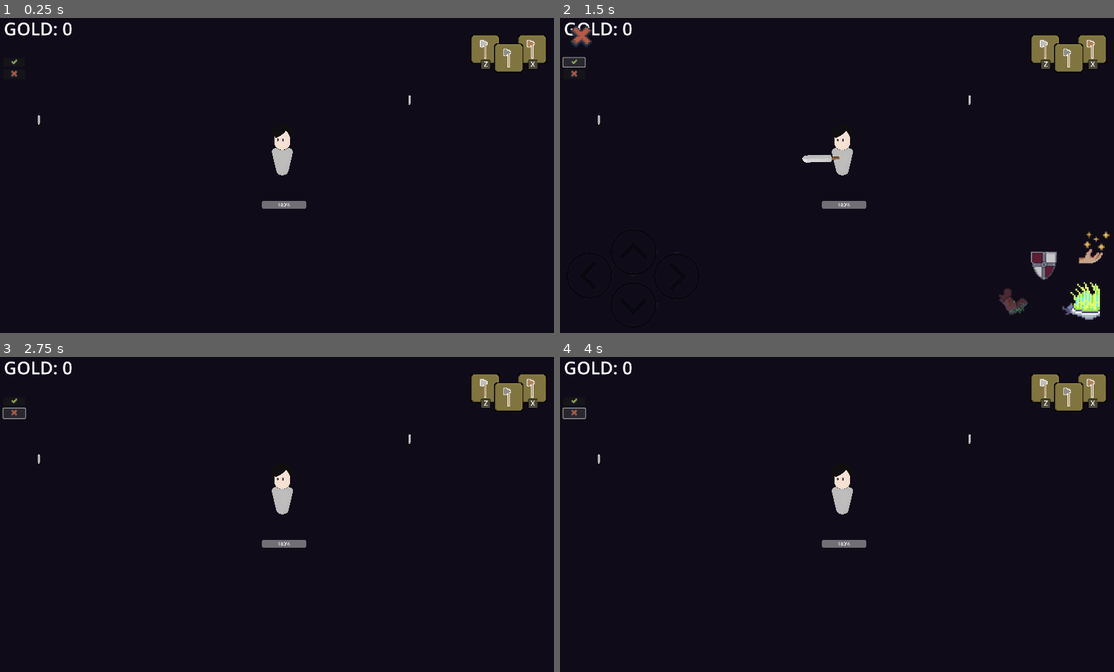
Above: before the commit, frames 1-4 (two rows, left to right).
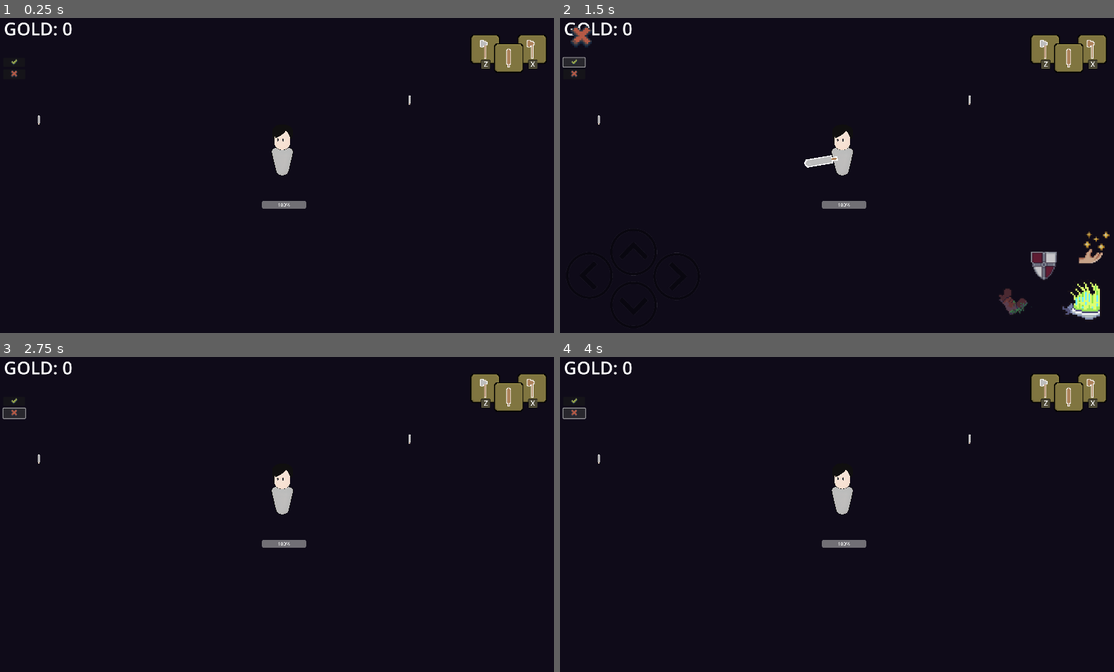
Above: after the commit, the same moments.

Repository: CAHTA123/Light-in-the-Dark
Game: Godot game, scene res://scenes/Game/game.tscn
The game is run twice, just before and just after one commit, with the same random seed, the same clock (stepped at 60 frames per second) and the same inputs.
Inputs (mouse positions are in pixels of both pictures, inside the frame that each line leads up to):
- Up to frame 1 (0.25 s): no input
- Up to frame 2 (1.5 s): click (576, 74) at 0.5 s; click (576, 62) at 1.25 s
- Up to frame 3 (2.75 s): click (16, 413) at 2 s
- Up to frame 4 (4 s): click (576, 401) at 2.75 s; click (576, 413) at 3.5 s

The runs differ from the first frame. In frame 1, less than 0.1% of the frame differs, in the area x 90-93%, y 9-15%; in frame 2, 0.2%, in the area x 43-93%, y 9-49%; in frame 3, less than 0.1%; in frame 4, less than 0.1%.

Commit message:
/

Diff:
--- a/project.godot
+++ b/project.godot
@@ -75,6 +75,16 @@
 "events": [Object(InputEventKey,"resource_local_to_scene":false,"resource_name":"","device":-1,"window_id":0,"alt_pressed":false,"shift_pressed":false,"ctrl_pressed":false,"meta_pressed":false,"pressed":false,"keycode":0,"physical_keycode":73,"key_label":0,"unicode":105,"echo":false,"script":null)
 ]
 }
+Z={
+"deadzone": 0.5,
+"events": [Object(InputEventKey,"resource_local_to_scene":false,"resource_name":"","device":-1,"window_id":0,"alt_pressed":false,"shift_pressed":false,"ctrl_pressed":false,"meta_pressed":false,"pressed":false,"keycode":0,"physical_keycode":90,"key_label":0,"unicode":122,"echo":false,"script":null)
+]
+}
+X={
+"deadzone": 0.5,
+"events": [Object(InputEventKey,"resource_local_to_scene":false,"resource_name":"","device":-1,"window_id":0,"alt_pressed":false,"shift_pressed":false,"ctrl_pressed":false,"meta_pressed":false,"pressed":false,"keycode":0,"physical_keycode":88,"key_label":0,"unicode":120,"echo":false,"script":null)
+]
+}
 
 [input_devices]
 
--- a/scenes/Entities/Enemy/enemy.tscn
+++ b/scenes/Entities/Enemy/enemy.tscn
@@ -67,17 +67,8 @@
 [node name="Enemy" instance=ExtResource("1_r510p")]
 script = ExtResource("2_m367u")
 
-[node name="Animations#Animation" type="AnimationPlayer" parent="." index="0"]
+[node name="Anim" type="AnimationPlayer" parent="Anim" index="0"]
+root_node = NodePath("../..")
 libraries = {
 "": SubResource("AnimationLibrary_a58ok")
 }
-
-[node name="Body#Shape" type="CollisionPolygon2D" parent="." index="1"]
-polygon = PackedVector2Array(-21, -95, -31, -91, -35, -80, -19, -11, -15, -5, -7, -1, 0, 0, 7, -1, 14, -4, 18, -8, 20, -12, 36, -79, 32, -90, 21, -95, 26, -106, 26, -137, 26, -163, 0, -174, -26, -162, -26, -139, -26, -106)
-
-[node name="Body_Skin#Skin" type="Node2D" parent="." index="2"]
-modulate = Color(1, 0.7, 0.7, 1)
-
-[node name="Skin" type="Sprite2D" parent="Body_Skin#Skin" index="0"]
-scale = Vector2(0.1, 0.1)
-offset = Vector2(0, -900)
--- a/scenes/Entities/Player/Changing.gd
+++ b/scenes/Entities/Player/Changing.gd
@@ -6,13 +6,3 @@
 
 @onready var skin = $"../../Skin/Skin/Weapon/shape/Skin"
 @onready var b = $"../.."
-
-var now_slot
-
-#func _ready():
-	#check()
-#
-#
-#func check():
-	#
-	#skin.texture = now_slot.texture
--- a/scenes/Entities/Player/Check_inv.gd
+++ b/scenes/Entities/Player/Check_inv.gd
@@ -2,38 +2,82 @@
 
 @onready var body = $"../.."
 
+@onready var _1 = $"../../Pause/Control/1"
+@onready var _2 = $"../../Pause/Control/2"
+@onready var _3 = $"../../Pause/Control/3"
+
+@onready var skin = $"../../Skin/Skin/Weapon/shape/Skin"
+
+
+var cur = 0
+var item_on = []
 func _ready():
+	item_on.append(body.weapon.i.name)
+	item_on.append(body.axe.i.name)
+	item_on.append(body.pickaxe.i.name)
+
+	body.now_slot = item_on[cur]
 	new_slots()
 
 func _process(delta):
-	if body.new_item:
-		body.new_item = false
+
+	if Input.is_action_just_pressed("X"):
+		cur = (cur + 1) % item_on.size()
+
+		body.now_slot = item_on[cur]
 		new_slots()
 
+	elif Input.is_action_just_pressed("Z"):
+		cur = (cur - 1 + item_on.size()) % item_on.size()
+		body.now_slot = item_on[cur]
+		new_slots()
+
+	#if s_axe != body.axe.i.name:
+		#s_axe = body.axe.i.name
+		#new_slots()
+	#if s_shield != body.shield.i.name:
+		#s_shield = body.shield.i.name
+		#new_slots()
+	#if s_pickaxe != body.pickaxe.i.name:
+		#s_pickaxe = body.pickaxe.i.name
+		#new_slots()
+	#if s_weapon != body.weapon.i.name:
+		#s_weapon = body.weapon.i.name
+		#new_slots()
+
+
 func new_slots():
-	if body.weapon.i:
-		body.weapon_tex = body.weapon.i.texture
-		$"../../Skin/Skin/Weapon/shape/Skin".texture = body.weapon.i.texture
+	if body.weapon.i and body.now_slot == item_on[0]:
+		skin.texture = body.weapon.i.texture
 		for key in body.weapon.i.character.keys():
 			if key in body:
 				body[key] = body.weapon.i.character[key]
+	else:
+		for key in body.weapon.i.character.keys():
+			if key in body:
+				body[key] = 0
 
-	if body.pickaxe.i:
-		body.pickaxe_tex = body.pickaxe.i.texture
-		$"../../Skin/Skin/Tool/Area2D/Skin".texture = body.weapon.i.texture
+	if body.pickaxe.i and body.now_slot == item_on[1]:
+		skin.texture = body.pickaxe.i.texture
 		for key in body.pickaxe.i.character.keys():
 			if key in body:
 				body[key] = body.pickaxe.i.character[key]
+	else:
+		for key in body.pickaxe.i.character.keys():
+			if key in body:
+				body[key] = 0
 
-	if body.axe.i:
-		body.axe_tex = body.axe.i.texture
-		$"../../Skin/Skin/Tool/Area2D/Skin".texture = body.weapon.i.texture
+	if body.axe.i and body.now_slot == item_on[2]:
+		skin.texture = body.axe.i.texture
 		for key in body.axe.i.character.keys():
 			if key in body:
 				body[key] = body.axe.i.character[key]
+	else:
+		for key in body.axe.i.character.keys():
+			if key in body:
+				body[key] = 0
 
 	if body.shield.i:
-		body.shield_tex = body.shield.i.texture
 		$"../../Skin/Skin/Shield/Skin".texture = body.shield.i.texture
 		for key in body.shield.i.character.keys():
 			if key in body:
--- a/scenes/Entities/Player/player.gd
+++ b/scenes/Entities/Player/player.gd
@@ -11,14 +11,11 @@
 @export var axe: Axe
 @export var shield: Shield
 
-
 var we
 var ax
 var pi
 
-var weapon_tex
-var pickaxe_tex
-var axe_tex
-var shield_tex
+var adamage
+var pdamage
 
-var new_item = false
+var now_slot = null
--- a/scenes/Entities/Player/player.tscn
+++ b/scenes/Entities/Player/player.tscn
@@ -9,7 +9,6 @@
 [ext_resource type="Resource" uid="uid://cj07el5l1r8ix" path="res://scenes/GUI/Inventory_test/Inventory.tres" id="3_d2r3l"]
 [ext_resource type="Texture2D" uid="uid://crin3cuagksw0" path="res://sprites/weapon/shield/SH1.png" id="4_p0jpk"]
 [ext_resource type="Resource" uid="uid://bkpe8dklitm8x" path="res://scenes/GUI/Inventory_test/Slots_mega/Weapon.tres" id="4_trmtx"]
-[ext_resource type="Texture2D" uid="uid://c2xpalg04sx3e" path="res://sprites/weapon/axe/A1.png" id="5_6o2dv"]
 [ext_resource type="Resource" uid="uid://b5q3bibx6ldgx" path="res://scenes/GUI/Inventory_test/Slots_mega/Pickaxe.tres" id="5_xvaox"]
 [ext_resource type="Script" path="res://scenes/Entities/Skills/dash.gd" id="6_6ri0j"]
 [ext_resource type="Resource" uid="uid://bw256rv2php1n" path="res://scenes/GUI/Inventory_test/Slots_mega/Axe.tres" id="6_v732v"]
@@ -24,14 +23,13 @@
 [ext_resource type="PackedScene" uid="uid://6q6opwqntvin" path="res://scenes/GUI/Inventory_test/inventory.tscn" id="17_8pbyw"]
 [ext_resource type="Script" path="res://scenes/Entities/Player/Input.gd" id="19_3msca"]
 [ext_resource type="Texture2D" uid="uid://r471x3j37exk" path="res://sprites/кнопка/Remove-bg.ai_1723567872882.png" id="19_70pd0"]
-[ext_resource type="Script" path="res://scenes/Entities/Player/Changing.gd" id="20_bn51s"]
 [ext_resource type="Texture2D" uid="uid://cxauw66xh5kfp" path="res://sprites/кнопка/Defense_Icon.png" id="20_frwxw"]
 [ext_resource type="Texture2D" uid="uid://bfya1rx1hiuqm" path="res://sprites/кнопка/accept_icon.png" id="20_y04de"]
 [ext_resource type="Texture2D" uid="uid://3x1en0oyy2af" path="res://sprites/кнопка/Attack_speed_Icon.png" id="21_qbeet"]
 [ext_resource type="Texture2D" uid="uid://d2akxweruduxl" path="res://sprites/кнопка/Move_speed_Icon.png" id="22_acq0i"]
 [ext_resource type="Texture2D" uid="uid://dbj6c7vtko67d" path="res://sprites/кнопка/Magic_Icon.png" id="23_f3lur"]
 [ext_resource type="Texture2D" uid="uid://dnx0468nr6wt3" path="res://sprites/кнопка/cancel_icon.png" id="24_52w7a"]
-[ext_resource type="Texture2D" uid="uid://dbtqg6ibeu3fd" path="res://sprites/Items/axe_icon2.png" id="26_xeujg"]
+[ext_resource type="Texture2D" uid="uid://2138t5uypp25" path="res://sprites/Items/sword_icon1.png" id="24_o7xo0"]
 [ext_resource type="Texture2D" uid="uid://b6io7jm5o4g43" path="res://sprites/Inventory/Slot_inv.png" id="27_0p6ph"]
 [ext_resource type="Texture2D" uid="uid://by52uce28v82e" path="res://sprites/Items/axe_icon3.png" id="28_a4u3s"]
 [ext_resource type="Texture2D" uid="uid://canicsceswb0h" path="res://sprites/Inventory/Slot_inv_all.png" id="29_vpbfn"]
@@ -40,26 +38,6 @@
 [sub_resource type="CapsuleShape2D" id="CapsuleShape2D_ooqpy"]
 radius = 40.0
 height = 350.0
-
-[sub_resource type="CapsuleShape2D" id="CapsuleShape2D_70mdh"]
-radius = 50.0
-height = 350.0
-
-[sub_resource type="Animation" id="Animation_w2jsd"]
-resource_name = "Idel"
-loop_mode = 1
-tracks/0/type = "value"
-tracks/0/imported = false
-tracks/0/enabled = true
-tracks/0/path = NodePath("../Skin/Skin:scale")
-tracks/0/interp = 1
-tracks/0/loop_wrap = true
-tracks/0/keys = {
-"times": PackedFloat32Array(0, 0.5, 1),
-"transitions": PackedFloat32Array(1, 1, 1),
-"update": 0,
-"values": [Vector2(0.1, 0.1), Vector2(0.103, 0.099), Vector2(0.1, 0.1)]
-}
 
 [sub_resource type="Animation" id="Animation_oir84"]
 length = 0.001
@@ -102,31 +80,31 @@
 tracks/3/type = "value"
 tracks/3/imported = false
 tracks/3/enabled = true
-tracks/3/path = NodePath("../Skin/Skin/Tool:visible")
+tracks/3/path = NodePath("../Skin/Skin/Weapon:rotation")
 tracks/3/interp = 1
 tracks/3/loop_wrap = true
 tracks/3/keys = {
 "times": PackedFloat32Array(0),
 "transitions": PackedFloat32Array(1),
-"update": 1,
-"values": [false]
+"update": 0,
+"values": [-0.698132]
 }
 tracks/4/type = "value"
 tracks/4/imported = false
 tracks/4/enabled = true
-tracks/4/path = NodePath("../Skin/Skin/Weapon:rotation")
+tracks/4/path = NodePath("../Skin/Skin:self_modulate")
 tracks/4/interp = 1
 tracks/4/loop_wrap = true
 tracks/4/keys = {
 "times": PackedFloat32Array(0),
 "transitions": PackedFloat32Array(1),
 "update": 0,
-"values": [-0.698132]
+"values": [Color(1, 1, 1, 1)]
 }
 tracks/5/type = "value"
 tracks/5/imported = false
 tracks/5/enabled = true
-tracks/5/path = NodePath("../Skin/Skin:self_modulate")
+tracks/5/path = NodePath("../Skin/Skin:modulate")
 tracks/5/interp = 1
 tracks/5/loop_wrap = true
 tracks/5/keys = {
@@ -138,34 +116,22 @@
 tracks/6/type = "value"
 tracks/6/imported = false
 tracks/6/enabled = true
-tracks/6/path = NodePath("../Skin/Skin:modulate")
+tracks/6/path = NodePath("../Skin/Skin:rotation")
 tracks/6/interp = 1
 tracks/6/loop_wrap = true
 tracks/6/keys = {
 "times": PackedFloat32Array(0),
 "transitions": PackedFloat32Array(1),
 "update": 0,
-"values": [Color(1, 1, 1, 1)]
+"values": [0.0]
 }
 tracks/7/type = "value"
 tracks/7/imported = false
 tracks/7/enabled = true
-tracks/7/path = NodePath("../Skin/Skin:rotation")
+tracks/7/path = NodePath("../Skin/Skin:skew")
 tracks/7/interp = 1
 tracks/7/loop_wrap = true
 tracks/7/keys = {
-"times": PackedFloat32Array(0),
-"transitions": PackedFloat32Array(1),
-"update": 0,
-"values": [0.0]
-}
-tracks/8/type = "value"
-tracks/8/imported = false
-tracks/8/enabled = true
-tracks/8/path = NodePath("../Skin/Skin:skew")
-tracks/8/interp = 1
-tracks/8/loop_wrap = true
-tracks/8/keys = {
 "times": PackedFloat32Array(0),
 "transitions": PackedFloat32Array(1),
 "update": 0,
@@ -312,9 +278,25 @@
 "values": [Vector2(0.1, 0.1), Vector2(0.09, 0.09), Vector2(0.1, 0.1)]
 }
 
+[sub_resource type="Animation" id="Animation_w2jsd"]
+resource_name = "Idle"
+loop_mode = 1
+tracks/0/type = "value"
+tracks/0/imported = false
+tracks/0/enabled = true
+tracks/0/path = NodePath("../Skin/Skin:scale")
+tracks/0/interp = 1
+tracks/0/loop_wrap = true
+tracks/0/keys = {
+"times": PackedFloat32Array(0, 0.5, 1),
+"transitions": PackedFloat32Array(1, 1, 1),
+"update": 0,
+"values": [Vector2(0.1, 0.1), Vector2(0.103, 0.099), Vector2(0.1, 0.1)]
+}
+
 [sub_resource type="AnimationLibrary" id="AnimationLibrary_iajsc"]
 _data = {
-"Idel": SubResource("Animation_w2jsd"),
+"Idle": SubResource("Animation_w2jsd"),
 "RESET": SubResource("Animation_oir84"),
 "attack": SubResource("Animation_jr5s7"),
 "block": SubResource("Animation_37kxt"),
@@ -357,6 +339,7 @@
 shape = SubResource("CapsuleShape2D_ooqpy")
 
 [node name="Skin" type="Sprite2D" parent="Skin/Skin/Weapon/shape" index="1"]
+scale = Vector2(10, 10)
 texture = ExtResource("3_4q6bb")
 
 [node name="Shield" type="Node2D" parent="Skin/Skin" index="1"]
@@ -368,21 +351,6 @@
 texture = ExtResource("4_p0jpk")
 offset = Vector2(0, -35)
 
-[node name="Tool" type="Node2D" parent="Skin/Skin" index="2"]
-visible = false
-position = Vector2(-300, -600)
-scale = Vector2(3.5, 3.5)
-
-[node name="Area2D" type="Area2D" parent="Skin/Skin/Tool" index="0"]
-position = Vector2(0, -175)
-
-[node name="Shape" type="CollisionShape2D" parent="Skin/Skin/Tool/Area2D" index="0"]
-position = Vector2(-17.1429, 0)
-shape = SubResource("CapsuleShape2D_70mdh")
-
-[node name="Skin" type="Sprite2D" parent="Skin/Skin/Tool/Area2D" index="1"]
-texture = ExtResource("5_6o2dv")
-
 [node name="State" type="Node2D" parent="Skills" index="0"]
 script = ExtResource("7_ys55f")
 
@@ -403,9 +371,6 @@
 
 [node name="Check_inv" type="Node2D" parent="Skills" index="6"]
 script = ExtResource("14_rt58o")
-
-[node name="Changing" type="Node2D" parent="Skills" index="7"]
-script = ExtResource("20_bn51s")
 
 [node name="Anim" parent="." index="6"]
 script = ExtResource("14_jpe8x")
@@ -414,7 +379,7 @@
 libraries = {
 "": SubResource("AnimationLibrary_iajsc")
 }
-autoplay = "Idel"
+autoplay = "Idle"
 
 [node name="Pause" type="CanvasLayer" parent="." index="7"]
 
@@ -471,7 +436,7 @@
 offset_top = 30.0
 offset_right = 64.0
 offset_bottom = 94.0
-texture = ExtResource("26_xeujg")
+texture = ExtResource("24_o7xo0")
 
 [node name="TextureRect" type="TextureRect" parent="Pause/Control/1" index="0"]
 z_index = -1
--- a/scenes/GUI/Inventory_test/Slots_mega/Axe.tres
+++ b/scenes/GUI/Inventory_test/Slots_mega/Axe.tres
@@ -1,18 +1,18 @@
 [gd_resource type="Resource" script_class="Axe" load_steps=5 format=3 uid="uid://bw256rv2php1n"]
 
 [ext_resource type="Script" path="res://scenes/GUI/Inventory_test/item.gd" id="1_tw186"]
-[ext_resource type="Texture2D" uid="uid://c2xpalg04sx3e" path="res://sprites/weapon/axe/A1.png" id="2_fvgpr"]
+[ext_resource type="Texture2D" uid="uid://cgxgrso8q2psg" path="res://sprites/Items/axe_icon.png" id="2_fd4w8"]
 [ext_resource type="Script" path="res://scenes/GUI/Inventory_test/Slots_mega/Axe_tres.gd" id="3_5lu0y"]
 
 [sub_resource type="Resource" id="Resource_td330"]
 script = ExtResource("1_tw186")
-stack = true
+stack = false
 weapon = false
 shield = false
-axe = false
+axe = true
 pickaxe = false
 name = "Axe"
-texture = ExtResource("2_fvgpr")
+texture = ExtResource("2_fd4w8")
 character = {}
 
 [resource]
--- a/scenes/GUI/Inventory_test/Slots_mega/Pickaxe.tres
+++ b/scenes/GUI/Inventory_test/Slots_mega/Pickaxe.tres
@@ -1,18 +1,18 @@
 [gd_resource type="Resource" script_class="Pickaxe" load_steps=5 format=3 uid="uid://b5q3bibx6ldgx"]
 
 [ext_resource type="Script" path="res://scenes/GUI/Inventory_test/item.gd" id="1_7ubr3"]
-[ext_resource type="Texture2D" uid="uid://criwkd6iiq0wp" path="res://sprites/weapon/pickaxe/P1.png" id="2_jeg42"]
+[ext_resource type="Texture2D" uid="uid://dcxr1rfefyhpv" path="res://sprites/Items/pickaxe_icon1.png" id="2_3xswn"]
 [ext_resource type="Script" path="res://scenes/GUI/Inventory_test/Slots_mega/Pickaxe_tres.gd" id="3_0xpt3"]
 
 [sub_resource type="Resource" id="Resource_h2nik"]
 script = ExtResource("1_7ubr3")
-stack = true
+stack = false
 weapon = false
 shield = false
 axe = false
-pickaxe = false
+pickaxe = true
 name = "Pickaxe"
-texture = ExtResource("2_jeg42")
+texture = ExtResource("2_3xswn")
 character = {}
 
 [resource]
--- a/scenes/GUI/Inventory_test/Slots_mega/Shield.tres
+++ b/scenes/GUI/Inventory_test/Slots_mega/Shield.tres
@@ -6,9 +6,9 @@
 
 [sub_resource type="Resource" id="Resource_sm2r5"]
 script = ExtResource("1_hrt5c")
-stack = true
+stack = false
 weapon = false
-shield = false
+shield = true
 axe = false
 pickaxe = false
 name = "Shield"
--- a/scenes/GUI/Inventory_test/Slots_mega/Weapon.tres
+++ b/scenes/GUI/Inventory_test/Slots_mega/Weapon.tres
@@ -1,18 +1,18 @@
 [gd_resource type="Resource" script_class="Weapon" load_steps=5 format=3 uid="uid://bkpe8dklitm8x"]
 
 [ext_resource type="Script" path="res://scenes/GUI/Inventory_test/item.gd" id="1_btywa"]
-[ext_resource type="Texture2D" uid="uid://b8m0af11c7o3" path="res://sprites/weapon/sword/S3.png" id="2_cn3i7"]
+[ext_resource type="Texture2D" uid="uid://b1m52b7itqp2y" path="res://sprites/Items/sword_icon3.png" id="2_6thug"]
 [ext_resource type="Script" path="res://scenes/GUI/Inventory_test/Slots_mega/Weapon_tres.gd" id="3_mxql1"]
 
 [sub_resource type="Resource" id="Resource_6d0pi"]
 script = ExtResource("1_btywa")
-stack = true
-weapon = false
+stack = false
+weapon = true
 shield = false
 axe = false
 pickaxe = false
 name = "Sword"
-texture = ExtResource("2_cn3i7")
+texture = ExtResource("2_6thug")
 character = {
 "damage": 10.0
 }
--- a/scenes/GUI/Inventory_test/slot.gd
+++ b/scenes/GUI/Inventory_test/slot.gd
@@ -66,7 +66,6 @@
 			text.text = str(slot.amount)
 		else:
 			text.text = ""
-		b.new_item = true
 
 func get_slot_index():
 	var parent_container = get_parent()
--- a/scenes/weapon/weapon.gd
+++ b/scenes/weapon/weapon.gd
@@ -3,4 +3,9 @@
 @onready var b = $"../../.."
 
 func _on_shape_body_entered(body):
-	body.take_damage = b.damage
+	if b.damage > 0:
+		body.take_damage = b.damage
+	if b.adamage > 0:
+		body.take_damage = b.adamage
+	if b.pdamage > 0:
+		body.take_damage = b.pdamage
Not shown: 1 places in scenes/Entities/Player/player.tscn that only renumber resources
